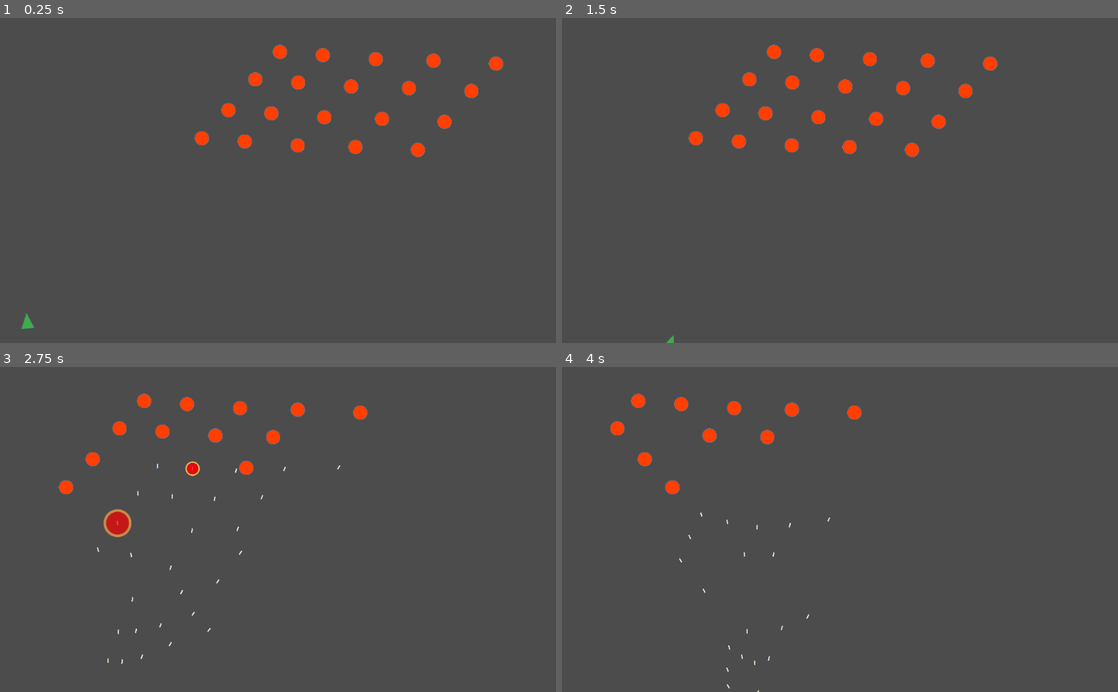
Above: before the commit, frames 1-4 (two rows, left to right).
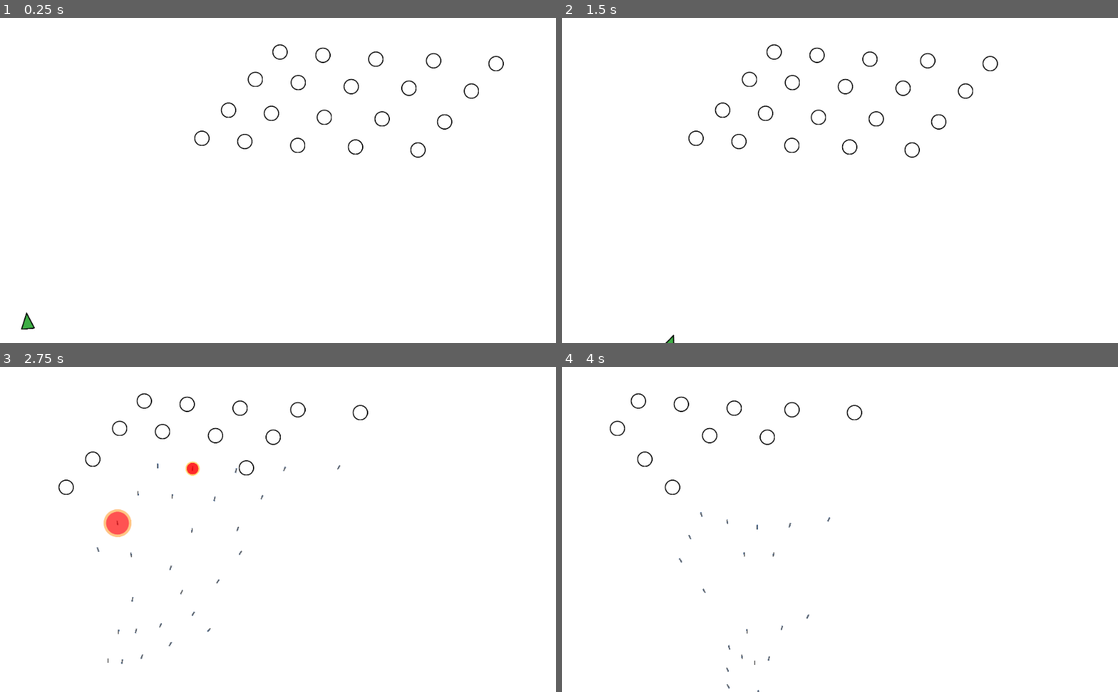
Above: after the commit, the same moments.

Repository: danieljohnson2/Shooty
Game: Godot game, scene res://Game.tscn
Same seed, same stepped clock (60 frames per second), same inputs: the game is played once before the commit and once after it.
Inputs (mouse positions are in pixels of both pictures, inside the frame that each line leads up to):
- Up to frame 1 (0.25 s): no input
- Up to frame 2 (1.5 s): move the mouse to (962, 164) at 0.52 s; hold Right (ui_right) 0.53-1.28 s; move the mouse to (728, 196) at 1.27 s; hold Down (ui_down) from 1.28 s (still down)
- Up to frame 3 (2.75 s): move the mouse to (333, 458) at 2.02 s; release Down (ui_down) at 2.03 s; hold Right (ui_right) from 2.03 s (still down)
- Up to frame 4 (4 s): move the mouse to (812, 594) at 2.77 s; release Right (ui_right) at 2.78 s; hold Up (ui_up) 2.78-3.53 s; move the mouse to (1006, 578) at 3.52 s; hold Left (ui_left) from 3.53 s (still down)

The runs differ from the first frame. In frame 1, 100% of the frame differs, in the area x 0-100%, y 0-100%; in frame 2, 100%; in frame 3, 100%; in frame 4, 100%.

Commit message:
Change graphics to be more like scetches on paper

Diff:
--- a/project.godot
+++ b/project.godot
@@ -42,4 +42,5 @@
 
 [rendering]
 
+environment/default_clear_color=Color( 1, 1, 1, 1 )
 environment/default_environment="res://default_env.tres"
Binary file changed: Bullet.png
Binary file changed: Enemy.png
Binary file changed: Player.png
